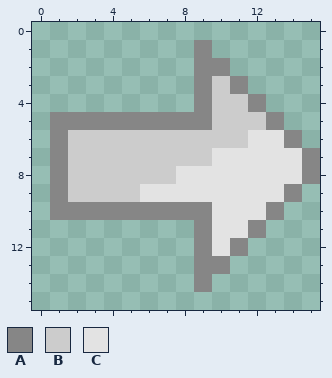
Pixel-art file -- Assets/_project/Sprites/My Own/Aseprite/UI/Icons/Navigation/next level.aseprite. The picture above was drawn from the file before the commit.
16x16 pixels, 1 frame.
Palette (. is transparent): A #868686  B #cccccc  C #e3e3e3
Pixels before, first column x 1:
 1 ........A......
 2 ........AA.....
 3 ........ABA....
 4 ........ABBA...
 5 AAAAAAAAABBBA..
 6 ABBBBBBBBBBCCA.
 7 ABBBBBBBBCCCCCA
 8 ABBBBBBCCCCCCCA
 9 ABBBBCCCCCCCCA.
10 AAAAAAAAACCCA..
11 ........ACCA...
12 ........ACA....
13 ........AA.....
14 ........A......
The same view after the edit:
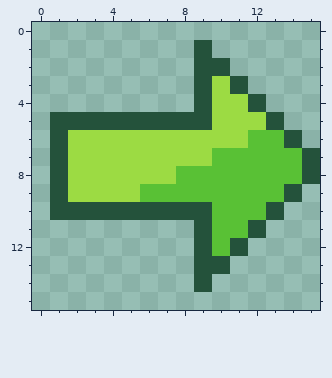
Difference:
{"colour":"A","old":"#868686","new":"#24523b"}
{"colour":"B","old":"#cccccc","new":"#9cdb43"}
{"colour":"C","old":"#e3e3e3","new":"#59c135"}
{"label":"changed","picture_box":[50,40,320,292]}
